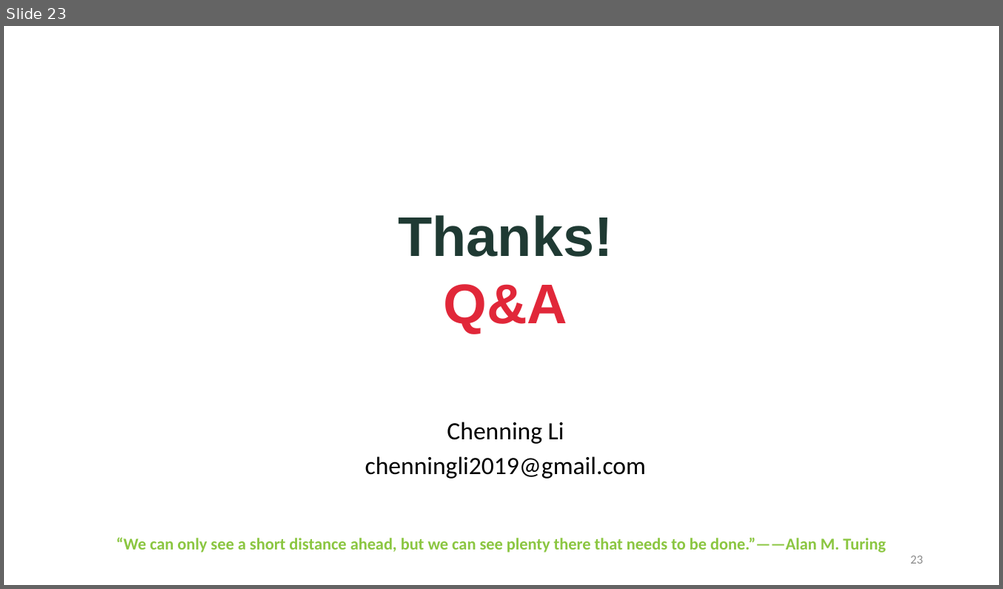
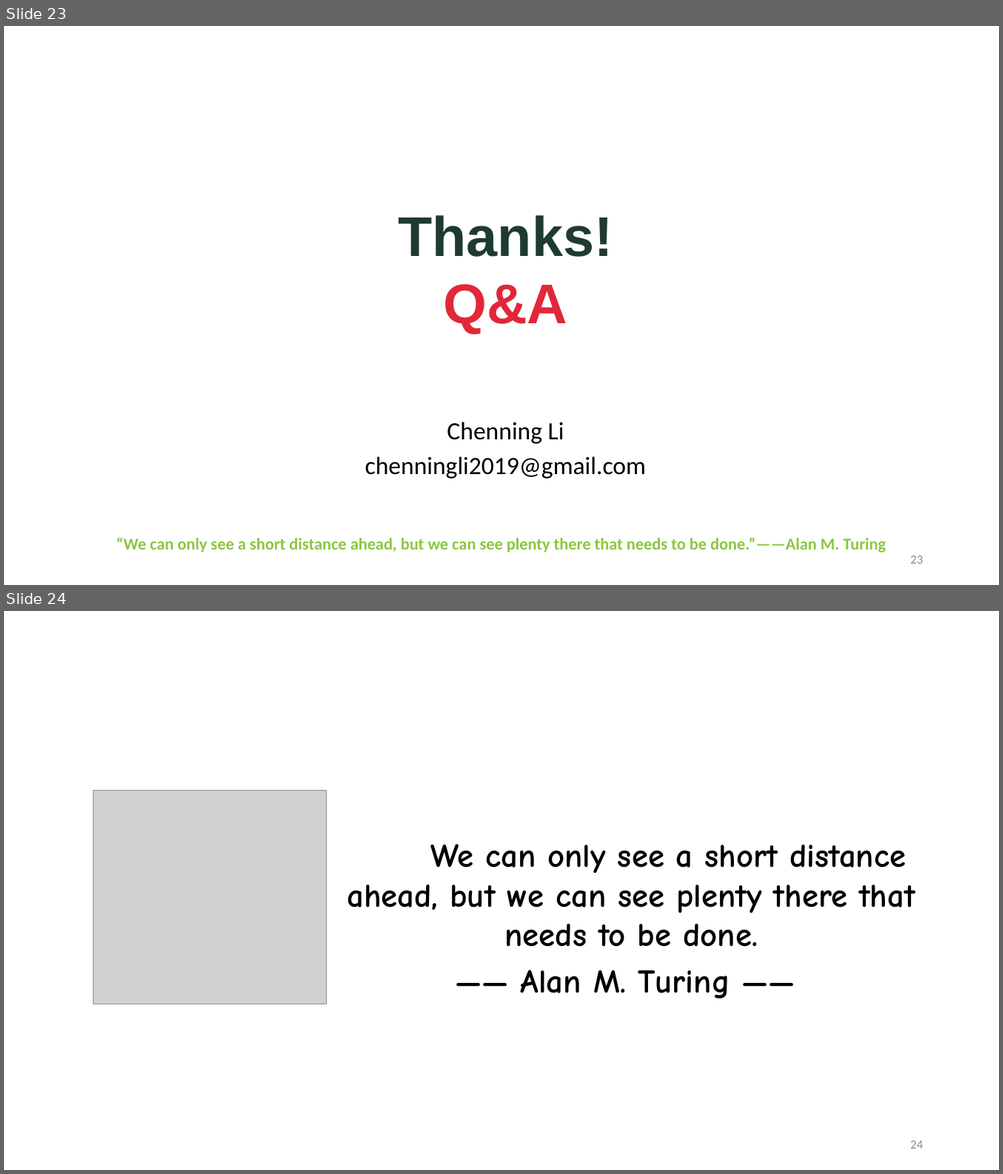
Before and after one commit to nick-ivanov/nickivanov.me, a slide deck: papers/INFOCOM20_slides.pptx. Shown one above the other, each under a label of ours: slide 23 before the commit, slides 23 and 24 after it. The pictures are 1003x589 and 1003x1174 pixels, drawn with LibreOffice and Linux fonts; fonts in the diff are those of the drawing; grey boxes stand for pictures; background and template pictures are left out. Boxes give left, top, right and bottom in pixels: in the first picture for what was removed or moved away, otherwise in the second. Text is boxed around its words. In the diff, an @@ line names an element or a change of style, - is before the commit and + after.

```diff
--- a/papers/INFOCOM20_slides.pptx
+++ b/papers/INFOCOM20_slides.pptx
@@ slide 24 added at (4, 611, 999, 1170), background #FFFFFF @@
@@ picture added at (93, 791, 326, 1004) @@
@@ text added at (347, 844, 915, 999), 32 pt, text #000000, bold @@
+We can only see a short distance ahead, but we can see plenty there that needs to be done.
+—— Alan M. Turing ——
@@ page number added at (910, 1141, 922, 1149), 12 pt, text #8C8C8C @@
+24
```
Also in this commit, not shown: 2 other files.
